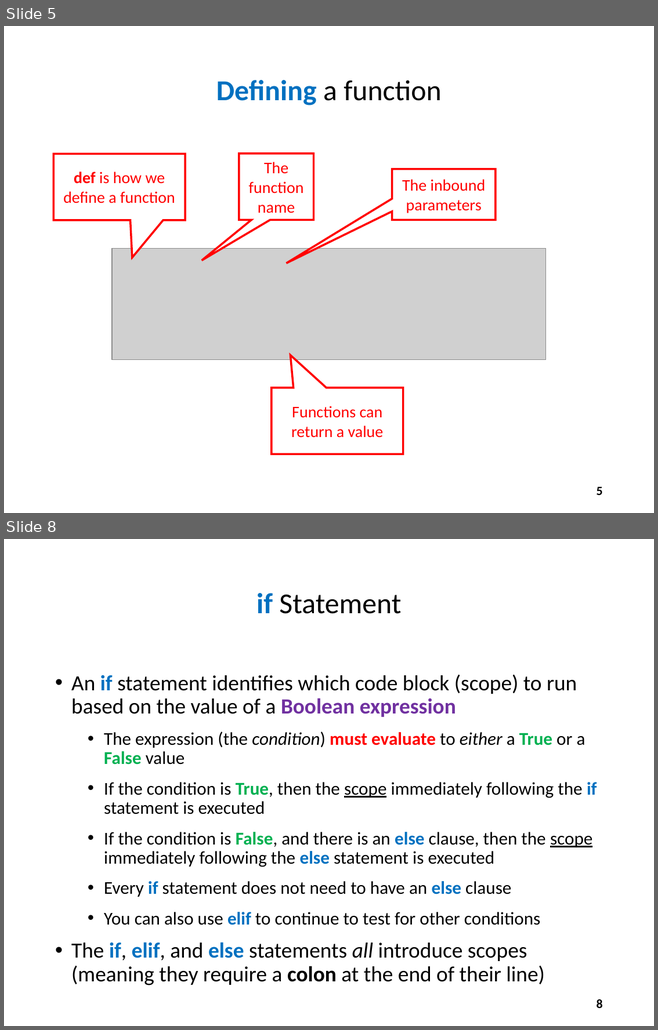
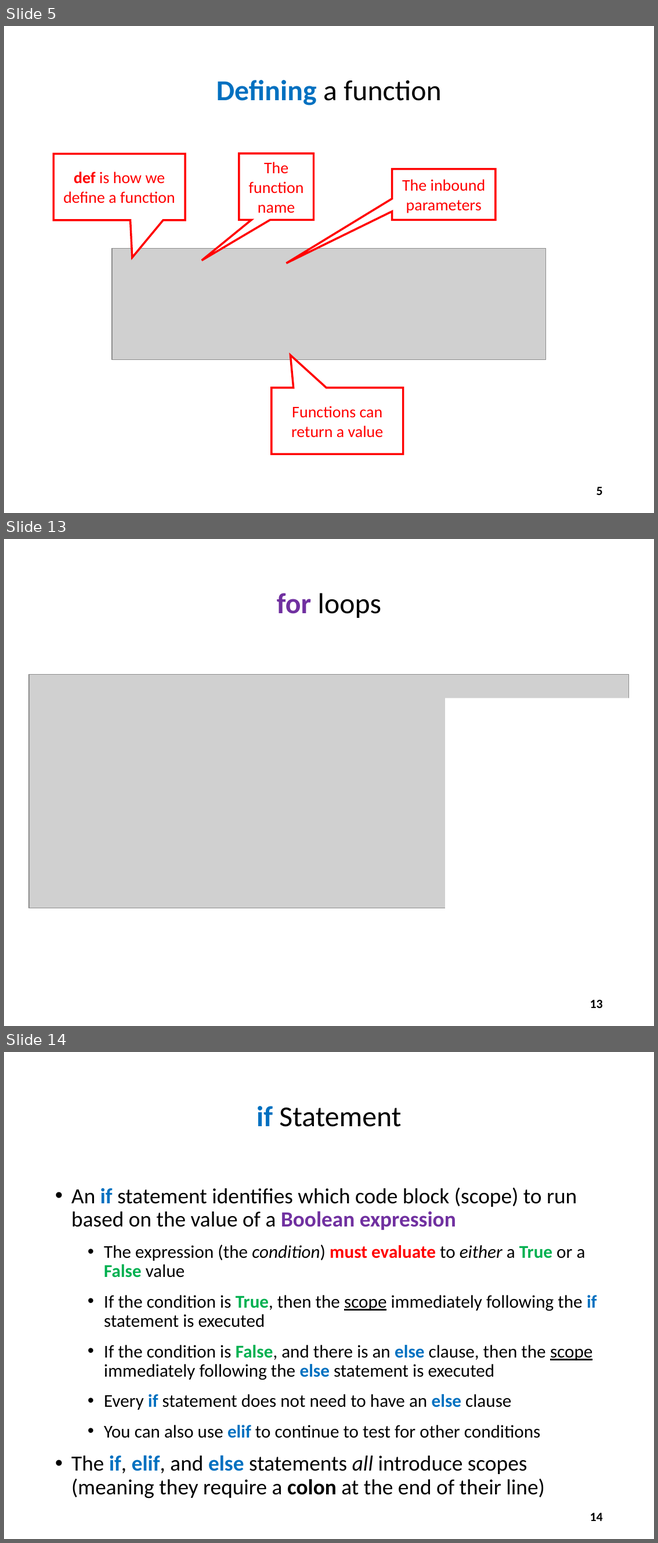
Before and after one commit to dbiersach/scicomp101, a slide deck: Session 04 - Functions and Logic/Session 04 - Functions and Logic.pptx. Shown one above the other, each under a label of ours: slides 5 and 8 before the commit, slides 5, 13 and 14 after it; the slides between them are not shown. The pictures are 658x1030 and 658x1543 pixels, drawn with LibreOffice and Linux fonts; fonts in the diff are those of the drawing; grey boxes stand for pictures. Boxes give left, top, right and bottom in pixels: in the first picture for what was removed or moved away, otherwise in the second. Text is boxed around its words. In the diff, an @@ line names an element or a change of style, - is before the commit and + after.

```diff
--- a/Session 04 - Functions and Logic/Session 04 - Functions and Logic.pptx
+++ b/Session 04 - Functions and Logic/Session 04 - Functions and Logic.pptx
@@ slide 13 added at (x1=4, y1=539, x2=654, y2=1026), background #FFFFFF @@
@@ title added at (x1=277, y1=593, x2=381, y2=618), 32 pt, text #000000 @@
+for loops
@@ picture added at (x1=29, y1=675, x2=628, y2=908) @@
@@ rectangle added at (x1=445, y1=698, x2=641, y2=928), fill #FFFFFF @@
@@ page number added at (x1=590, y1=1000, x2=603, y2=1008), 14 pt, text #000000, bold @@
+13
@@ what was slide 8 is now slide 14 @@
@@ page number at (x1=590, y1=1513, x2=603, y2=1521): text changed @@
-8
+14
```
Also in this commit, not shown: 2 slides changed, 10 other slides added, 6 other files.
